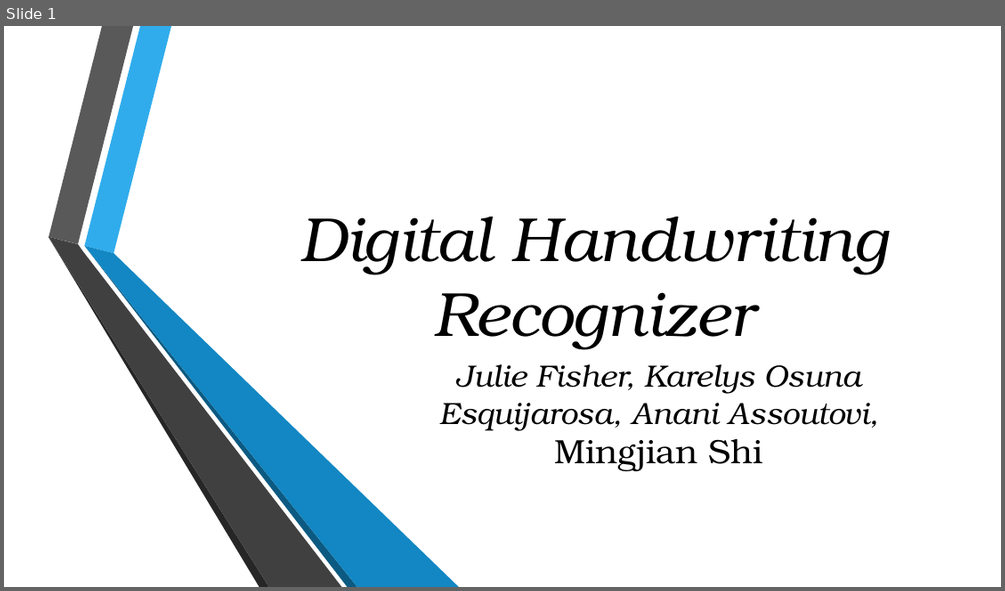
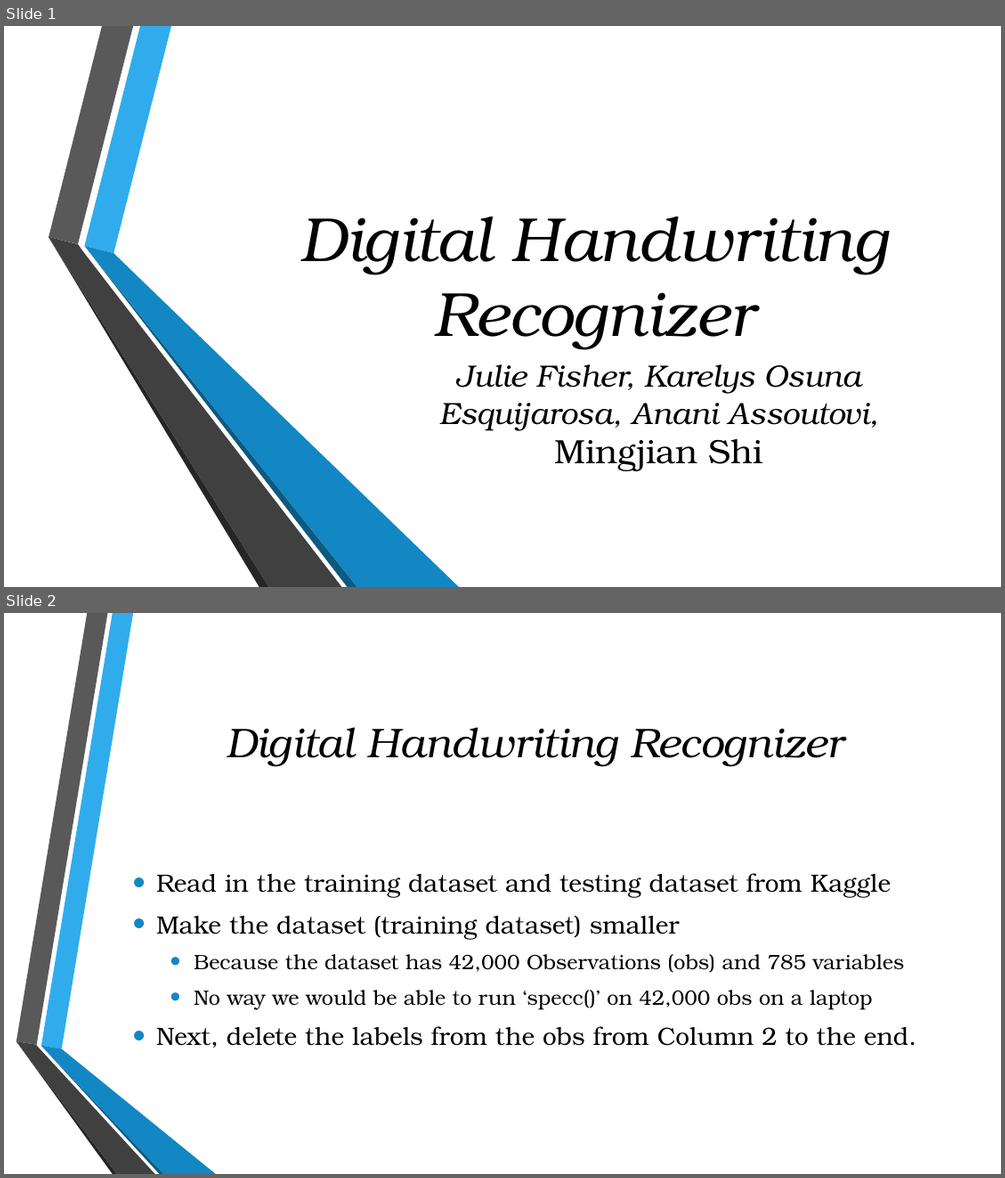
Before and after one commit to julielinx/Final-_Project, a slide deck: Presentation1.pptx. Shown one above the other, each under a label of ours: slide 1 before the commit, slides 1 and 2 after it. The pictures are 1005x591 and 1005x1178 pixels, drawn with LibreOffice and Linux fonts; fonts in the diff are those of the drawing; background and template pictures are left out. Boxes give left, top, right and bottom in pixels: in the first picture for what was removed or moved away, otherwise in the second. Text is boxed around its words. In the diff, an @@ line names an element or a change of style, - is before the commit and + after.

Commit message:
R code and csv dataset by @AnaniSkywalker

```diff
--- a/Presentation1.pptx
+++ b/Presentation1.pptx
@@ slide 2 added at [4,613,1001,1174], background picture (left out) @@
@@ title added at [226,727,843,767], 40 pt, text #000000, italic @@
+Digital Handwriting Recognizer
@@ text added at [156,873,916,1047], 24 pt, text #000000 @@
+• Read in the training dataset and testing dataset from Kaggle
+• Make the dataset (training dataset) smaller
+  • Because the dataset has 42,000 Observations (obs) and 785 variables
+  • No way we would be able to run ‘specc()’ on 42,000 obs on a laptop
+• Next, delete the labels from the obs from Column 2 to the end.
@@ group added at [16,613,216,1174]: 6 freeform shapes @@
```
Also in this commit, not shown: 2 other slides added.
